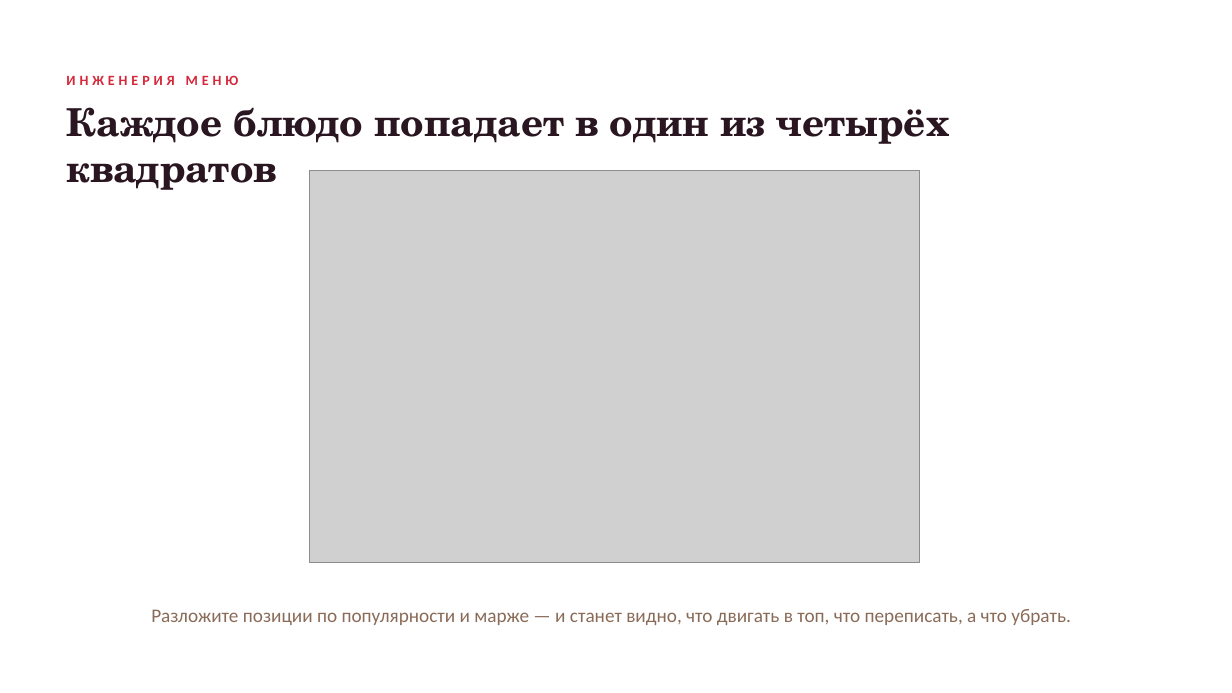
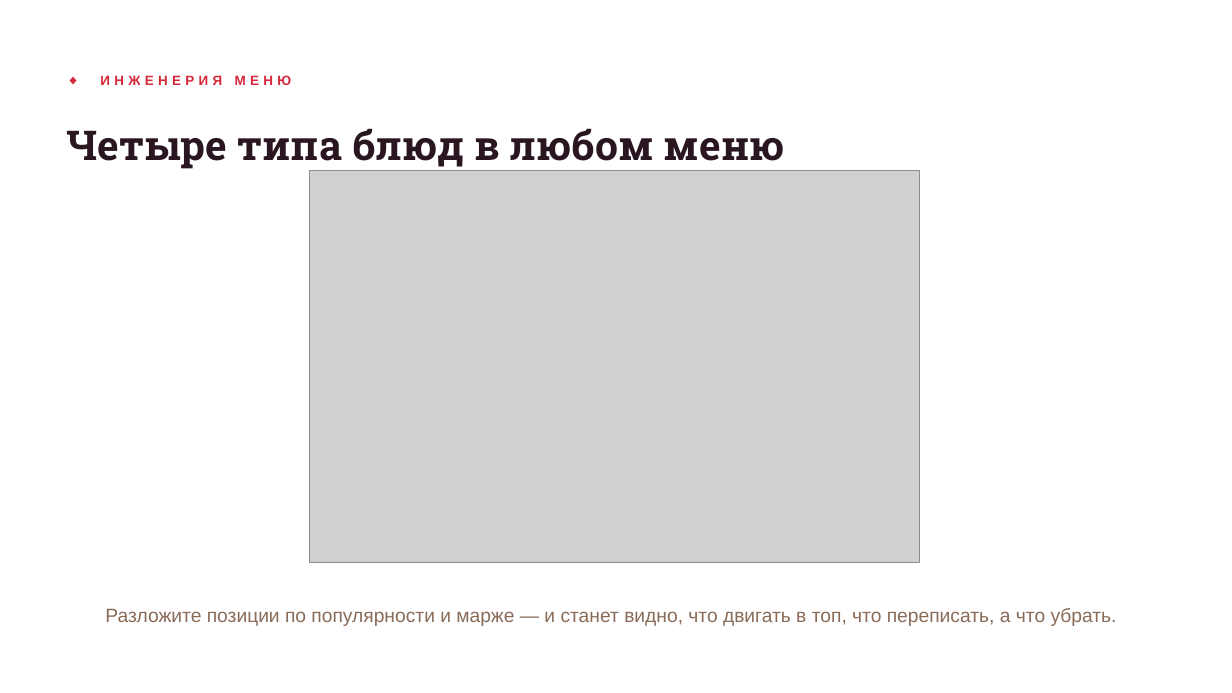
Before and after one commit to qa-novchenkova/studio, a slide deck: slide 3 of public/decks/horeca.pptx. Drawn at 1232x693 pixels with LibreOffice and Linux fonts; fonts in the diff are those of the drawing; grey boxes stand for pictures. Boxes give left, top, right and bottom in pixels: in the first picture for what was removed or moved away, otherwise in the second. Text is boxed around its words. In the diff, an @@ line names an element or a change of style, - is before the commit and + after.

```diff
--- a/public/decks/horeca.pptx
+++ b/public/decks/horeca.pptx
@@ text at bbox=[100, 75, 292, 85]: text changed; size 11 to 10.5 pt; font Calibri to Arial @@
-ИНЖЕНЕРИЯ МЕНЮ
+◆ ИНЖЕНЕРИЯ МЕНЮ
@@ text at bbox=[66, 128, 785, 171]: text changed; size 30 to 32 pt; font TeX Gyre Schola to Roboto Slab @@
-Каждое блюдо попадает в один из четырёх квадратов
+Четыре типа блюд в любом меню
@@ text "Разложите позиции по популярности и ..." at bbox=[105, 608, 1117, 626]: font Calibri to Arial @@
```
Also in this commit, not shown: 9 other slides changed, 22 other files.
